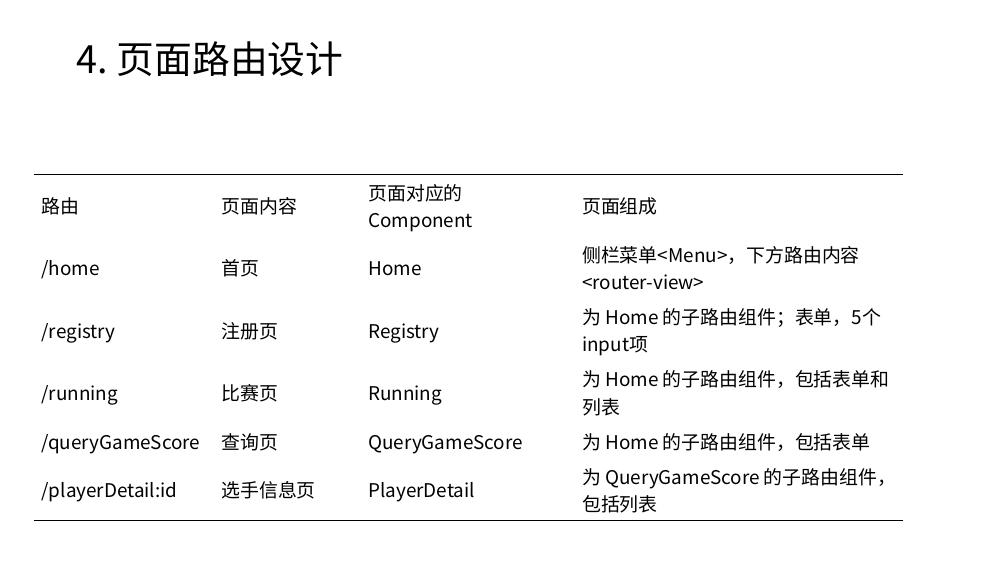
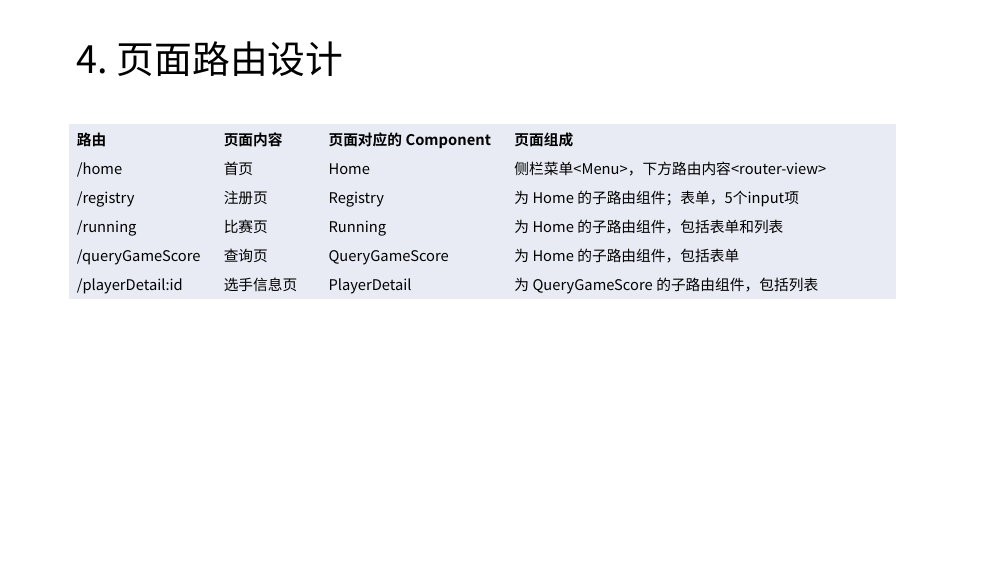
Before and after one commit to yuechengu/VirtualGame, a slide deck: slide 6 of docs/frontend.pptx. Drawn at 1008x567 pixels with LibreOffice and Linux fonts; fonts in the diff are those of the drawing. Boxes give left, top, right and bottom in pixels: in the first picture for what was removed or moved away, otherwise in the second. Text is boxed around its words. In the diff, an @@ line names an element or a change of style, - is before the commit and + after.

```diff
--- a/docs/frontend.pptx
+++ b/docs/frontend.pptx
@@ table at box(70, 125, 896, 298) @@
@@ fill none to #E9EBF5 in 24 cells @@
@@ size 18 to 14 pt @@
@@ bold on in "路由", "页面内容", "页面对应的 Component", "页面组成" @@
@@ borders changed @@
@@ table: place and size @@
-table at box(34, 175, 904, 517)
+table at box(70, 125, 896, 298)
```
Also in this commit, not shown: 8 other slides changed, 3 slides added, 1 slide removed, 18 other files.
